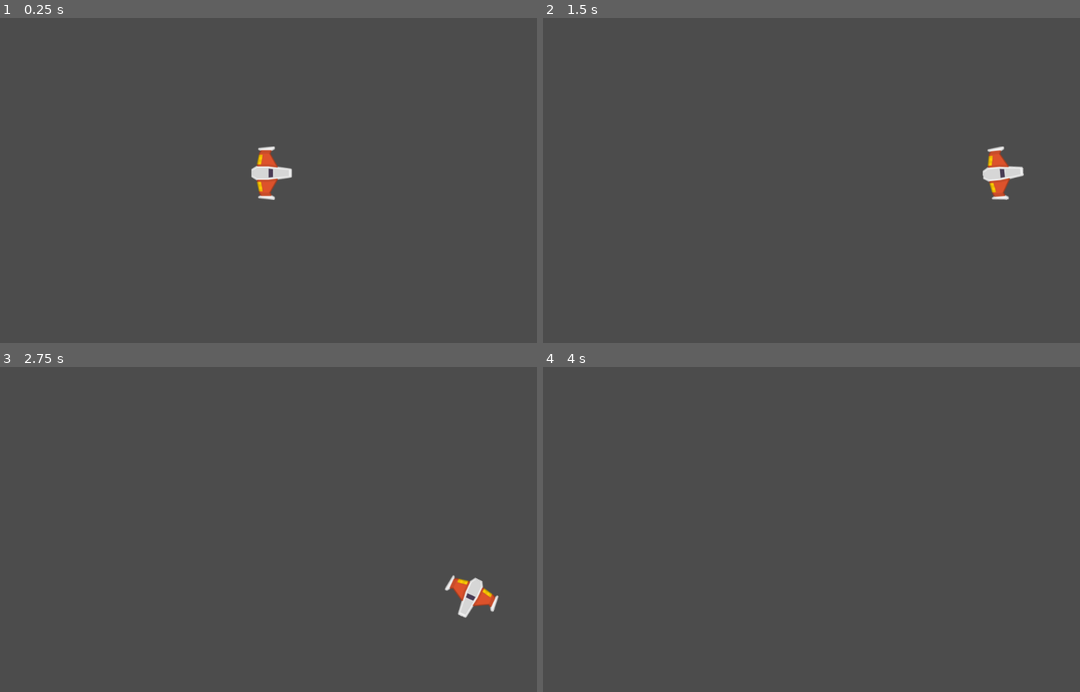
Above: before the commit, frames 1-4 (two rows, left to right).
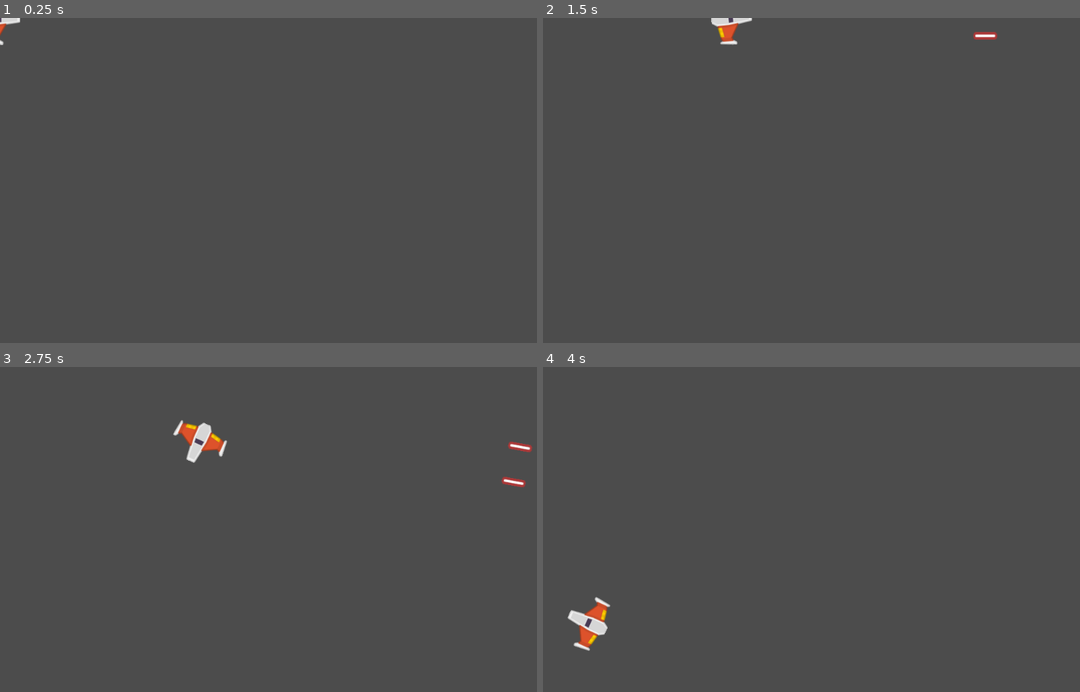
Above: after the commit, the same moments.

Repository: NicoNunez4598/Proyecto_Meteoritos_Juego
Game: Godot game, scene res://Juego/Niveles/NivelTest.tscn
Same seed, same stepped clock (60 frames per second), same inputs: the game is played once before the commit and once after it.
Inputs:
- Up to frame 1 (0.25 s): no input
- Up to frame 2 (1.5 s): tap Enter at 0.5 s; hold W (mover_adelante) 0.53-1.28 s; hold P (disparo_principal, bound only after the commit) 0.53-1.28 s; hold S (mover_atras) from 1.28 s (still down); tap A (rotar_antihorario) at 1.35 s
- Up to frame 3 (2.75 s): tap P (disparo_principal, bound only after the commit) at 1.55, 2.3 s; release S (mover_atras) at 2.03 s; hold W (mover_adelante) from 2.03 s (still down); hold D (rotar_horario) from 2.03 s (still down)
- Up to frame 4 (4 s): release D (rotar_horario) at 2.78 s; tap P (disparo_principal, bound only after the commit) at 2.85 s; release W (mover_adelante) at 3.53 s; hold S (mover_atras) from 3.53 s (still down); hold P (disparo_principal, bound only after the commit) from 3.53 s (still down)

The runs differ from the first frame. In frame 1, 0.7% of the frame differs, in the area x 0-55%, y 0-56%; in frame 2, 1.1%; in frame 3, 1.5%, in the area x 32-100%, y 16-78%; in frame 4, 0.6%.

Commit message:
Disparo
Agregando:
*Bus SFX
*Audio Disparo
*Codigo Disparo

Diff:
--- /dev/null
+++ b/Juego/Autoloads/Eventos.gd
@@ -0,0 +1,3 @@
+extends Node
+
+signal disparo(proyectil)
--- a/Juego/Naves/Player/Player.gd
+++ b/Juego/Naves/Player/Player.gd
@@ -9,6 +9,9 @@
 ## Atributos
 var empuje:Vector2 = Vector2.ZERO
 var dir_rotacion:int = 0
+
+## Atributos Onready
+onready var canion:Canion = $Canion
 
 ## Metodos
 func _integrate_forces(state: Physics2DDirectBodyState) -> void:
@@ -34,6 +37,13 @@
 	elif Input.is_action_pressed("rotar_horario"):
 		dir_rotacion += 1
 
+	# Disparar
+	if Input.is_action_pressed("disparo_principal"):
+		canion.set_esta_disparando(true)
+
+	if Input.is_action_just_released("disparo_principal"):
+		canion.set_esta_disparando(false)
+
 
 func _ready():
 	pass # Replace with function body.
--- a/Juego/Naves/Player/Player.tscn
+++ b/Juego/Naves/Player/Player.tscn
@@ -1,8 +1,9 @@
-[gd_scene load_steps=5 format=2]
+[gd_scene load_steps=6 format=2]
 
 [ext_resource path="res://Juego/Naves/Player/player_orange.png" type="Texture" id=1]
 [ext_resource path="res://Juego/Naves/Player/new_physicsmaterial.tres" type="PhysicsMaterial" id=2]
 [ext_resource path="res://Juego/Naves/Player/Player.gd" type="Script" id=3]
+[ext_resource path="res://Juego/Proyectiles/Canion.tscn" type="PackedScene" id=4]
 
 [sub_resource type="CircleShape2D" id=1]
 radius = 38.6663
@@ -21,3 +22,14 @@
 
 [node name="CollisionShape2D" type="CollisionShape2D" parent="."]
 shape = SubResource( 1 )
+
+[node name="Canion" parent="." instance=ExtResource( 4 )]
+position = Vector2( -1.124, 0 )
+
+[node name="PuntoIzquierdo" parent="Canion" index="0"]
+position = Vector2( 0, -33 )
+
+[node name="PuntoDerecho" parent="Canion" index="1"]
+position = Vector2( 0, 33 )
+
+[editable path="Canion"]
--- /dev/null
+++ b/Juego/Niveles/Nivel.gd
@@ -0,0 +1,23 @@
+#Nivel.gd
+class_name Nivel
+extends Node2D
+
+## Atributos Onready
+onready var contenedor_proyectiles:Node
+
+## Metodos
+func _ready() -> void:
+	conectar_seniales()
+	crear_contenedores()
+
+## Metodos Custom
+func conectar_seniales() -> void:
+	Eventos.connect("disparo", self, "_on_disparo")
+
+func crear_contenedores() -> void:
+	contenedor_proyectiles = Node.new()
+	contenedor_proyectiles.name = "ContenedorProyectiles"
+	add_child(contenedor_proyectiles)
+
+func _on_disparo(proyectil:Proyectil) -> void:
+	add_child(proyectil)
--- a/Juego/Niveles/NivelTest.tscn
+++ b/Juego/Niveles/NivelTest.tscn
@@ -1,8 +1,9 @@
-[gd_scene load_steps=2 format=2]
+[gd_scene load_steps=3 format=2]
 
 [ext_resource path="res://Juego/Naves/Player/Player.tscn" type="PackedScene" id=1]
+[ext_resource path="res://Juego/Niveles/Nivel.gd" type="Script" id=2]
 
 [node name="NivelTest" type="Node2D"]
+script = ExtResource( 2 )
 
 [node name="Player" parent="." instance=ExtResource( 1 )]
-position = Vector2( 500.327, 286.31 )
--- /dev/null
+++ b/Juego/Proyectiles/Canion.gd
@@ -0,0 +1,54 @@
+#Canion.gd
+class_name Canion
+extends Node2D
+
+## Atributos export
+export var proyectil:PackedScene = null
+export var cadencia_disparo:float = 0.25
+export var velocidad_proyectil:int = 1600
+export var danio_proyectil:int = 1
+
+## Atributos Onready
+onready var timer_enfriamiento:Timer = $TimerEnfriamiento
+onready var disparo_sfx:AudioStreamPlayer2D = $DispadoSFX
+onready var esta_enfriado:bool = true
+onready var esta_disparando:bool = false setget set_esta_disparando
+
+## Atributos
+var puntos_disparo:Array = []
+
+## Setters y Getters
+func set_esta_disparando(disparando: bool) -> void:
+	esta_disparando = disparando
+
+## Metodos
+func _ready() -> void:
+	almacenar_puntos_disparo()
+	timer_enfriamiento.wait_time = cadencia_disparo
+
+func _process(_delta: float) -> void:
+	if esta_disparando and esta_enfriado:
+		disparar()
+
+## Metodos Custom
+func almacenar_puntos_disparo() -> void:
+	for nodo in get_children():
+		if nodo is Position2D:
+			puntos_disparo.append(nodo)
+
+func disparar() -> void:
+	esta_enfriado = false
+	timer_enfriamiento.start()
+	disparo_sfx.play()
+	for punto_disparo in puntos_disparo:
+		var new_proyectil:Proyectil = proyectil.instance()
+		new_proyectil.crear(
+			punto_disparo.global_position,
+			get_owner().rotation,
+			velocidad_proyectil,
+			danio_proyectil
+		)
+		Eventos.emit_signal("disparo", new_proyectil)
+
+func _on_TimerEnfriamiento_timeout() -> void:
+	esta_enfriado = true
--- /dev/null
+++ b/Juego/Proyectiles/Canion.tscn
@@ -0,0 +1,25 @@
+[gd_scene load_steps=4 format=2]
+
+[ext_resource path="res://Juego/Proyectiles/Proyectil.tscn" type="PackedScene" id=1]
+[ext_resource path="res://Juego/Proyectiles/Canion.gd" type="Script" id=2]
+[ext_resource path="res://Juego/Proyectiles/laser.ogg" type="AudioStream" id=3]
+
+[node name="Canion" type="Node2D"]
+position = Vector2( -1.124, 0 )
+script = ExtResource( 2 )
+proyectil = ExtResource( 1 )
+
+[node name="PuntoIzquierdo" type="Position2D" parent="."]
+position = Vector2( 0, -33 )
+
+[node name="PuntoDerecho" type="Position2D" parent="."]
+position = Vector2( 0, 33 )
+
+[node name="DispadoSFX" type="AudioStreamPlayer2D" parent="."]
+stream = ExtResource( 3 )
+volume_db = 21.46
+bus = "SFX"
+
+[node name="TimerEnfriamiento" type="Timer" parent="."]
+
+[connection signal="timeout" from="TimerEnfriamiento" to="." method="_on_TimerEnfriamiento_timeout"]
--- /dev/null
+++ b/Juego/Proyectiles/Proyectil.gd
@@ -0,0 +1,23 @@
+#Proyectil.gd
+class_name Proyectil
+extends Area2D
+
+## Atributos
+var velocidad:Vector2 = Vector2.ZERO
+var danio:float
+
+## Metodos
+func crear(pos:Vector2, dir:float, vel:float, danio_p:int) -> void:
+	position = pos
+	rotation = dir
+	velocidad = Vector2(vel, 0).rotated(dir)
+	danio = danio_p
+
+func _on_VisibilityNotifier2D_screen_exited() -> void:
+	queue_free()
+
+func _physics_process(delta:float) -> void:
+	position += velocidad * delta
+
+func _ready():
+	pass # Replace with function body.
--- /dev/null
+++ b/Juego/Proyectiles/Proyectil.tscn
@@ -0,0 +1,24 @@
+[gd_scene load_steps=4 format=2]
+
+[ext_resource path="res://Juego/Proyectiles/Proyectil.gd" type="Script" id=1]
+[ext_resource path="res://Juego/Proyectiles/Proyectil.png" type="Texture" id=2]
+
+[sub_resource type="CapsuleShape2D" id=1]
+radius = 6.63543
+height = 30.5071
+
+[node name="Proyectil" type="Area2D"]
+script = ExtResource( 1 )
+
+[node name="Sprite" type="Sprite" parent="."]
+rotation = 1.5708
+scale = Vector2( 1.5, 1.2 )
+texture = ExtResource( 2 )
+
+[node name="CollisionShape2D" type="CollisionShape2D" parent="."]
+rotation = 1.5708
+shape = SubResource( 1 )
+
+[node name="VisibilityNotifier2D" type="VisibilityNotifier2D" parent="."]
+position = Vector2( 5.23776e-06, 0.0992109 )
+scale = Vector2( 2.21039, 0.672599 )
--- /dev/null
+++ b/default_bus_layout.tres
@@ -0,0 +1,9 @@
+[gd_resource type="AudioBusLayout" format=2]
+
+[resource]
+bus/1/name = "SFX"
+bus/1/solo = false
+bus/1/mute = false
+bus/1/bypass_fx = false
+bus/1/volume_db = 6.02
+bus/1/send = "Master"
--- a/project.godot
+++ b/project.godot
@@ -9,13 +9,31 @@
 config_version=4
 
 _global_script_classes=[ {
+"base": "Node2D",
+"class": "Canion",
+"language": "GDScript",
+"path": "res://Juego/Proyectiles/Canion.gd"
+}, {
+"base": "Node2D",
+"class": "Nivel",
+"language": "GDScript",
+"path": "res://Juego/Niveles/Nivel.gd"
+}, {
 "base": "RigidBody2D",
 "class": "Player",
 "language": "GDScript",
 "path": "res://Juego/Naves/Player/Player.gd"
+}, {
+"base": "Area2D",
+"class": "Proyectil",
+"language": "GDScript",
+"path": "res://Juego/Proyectiles/Proyectil.gd"
 } ]
 _global_script_class_icons={
-"Player": ""
+"Canion": "",
+"Nivel": "",
+"Player": "",
+"Proyectil": ""
 }
 
 [application]
@@ -23,6 +41,14 @@
 config/name="Meteoritos_Juego"
 run/main_scene="res://Juego/Niveles/NivelTest.tscn"
 config/icon="res://icon.png"
+
+[autoload]
+
+Eventos="*res://Juego/Autoloads/Eventos.gd"
+
+[global]
+
+bus=false
 
 [input]
 
@@ -50,6 +76,11 @@
 , Object(InputEventKey,"resource_local_to_scene":false,"resource_name":"","device":0,"alt":false,"shift":false,"control":false,"meta":false,"command":false,"pressed":false,"scancode":16777231,"unicode":0,"echo":false,"script":null)
  ]
 }
+disparo_principal={
+"deadzone": 0.5,
+"events": [ Object(InputEventKey,"resource_local_to_scene":false,"resource_name":"","device":0,"alt":false,"shift":false,"control":false,"meta":false,"command":false,"pressed":false,"scancode":80,"unicode":0,"echo":false,"script":null)
+ ]
+}
 
 [physics]
 
Binary file added: Juego/Proyectiles/Proyectil.png
Not shown, added: Juego/Proyectiles/Proyectil.png.import
Not shown, added: Juego/Proyectiles/laser.ogg.import
Not shown, added: Juego/Proyectiles/laser.ogg
